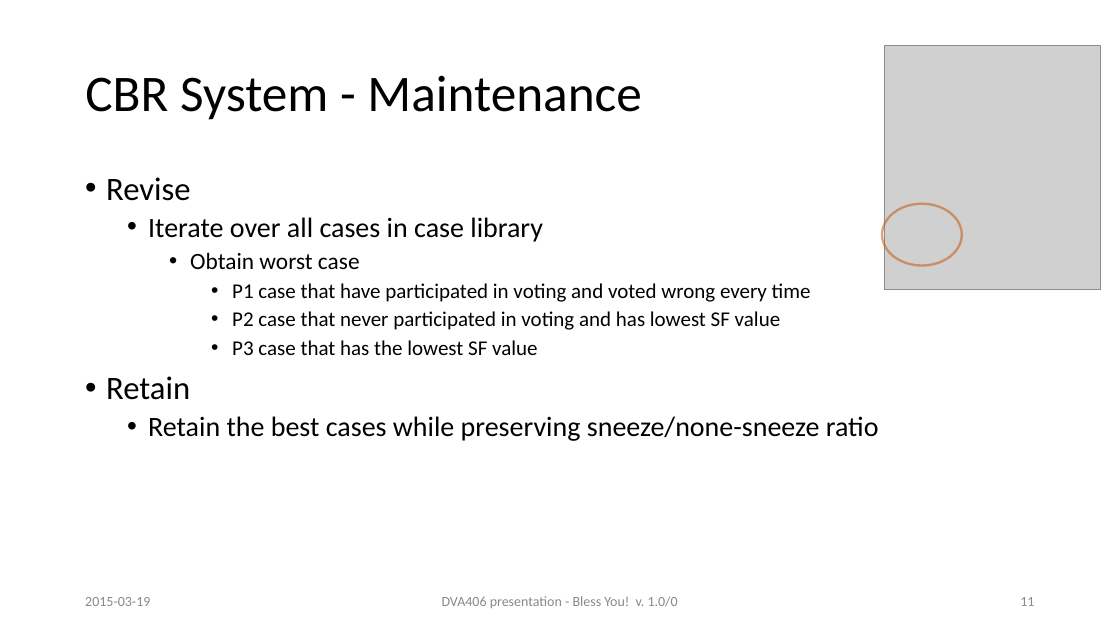
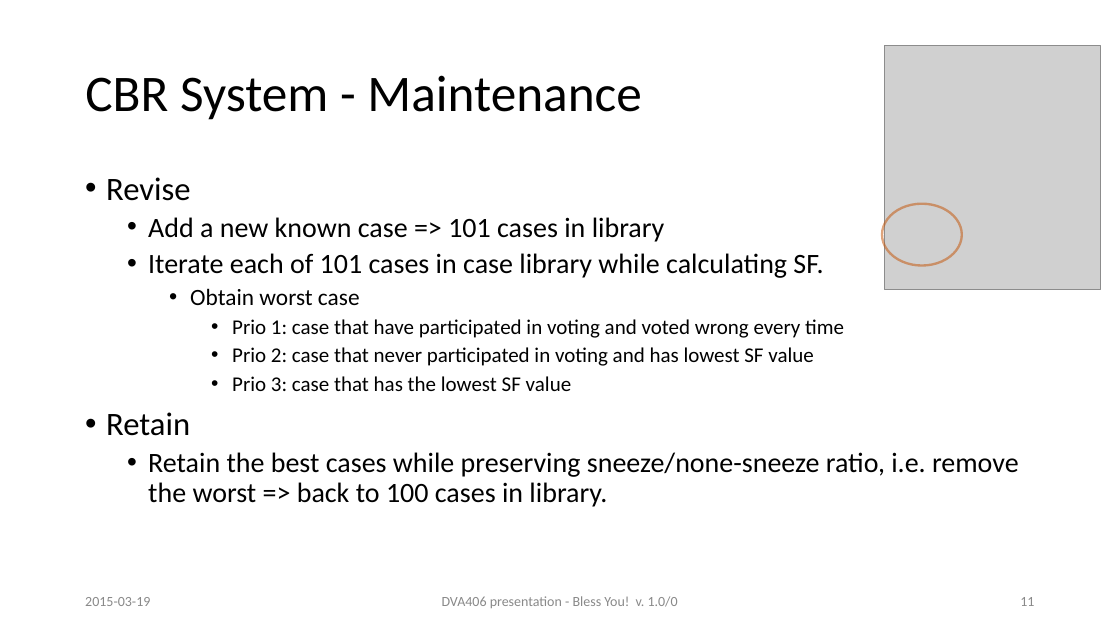
Before and after one commit to gfm10001/DVA406-MiniProj-BlessYou, a slide deck: slide 11 of Documents/Presentation/Bless You - Presentation.ppt. Drawn at 1120x630 pixels with LibreOffice and Linux fonts; fonts in the diff are those of the drawing; grey boxes stand for pictures. Boxes give left, top, right and bottom in pixels: in the first picture for what was removed or moved away, otherwise in the second. Text is boxed around its words. In the diff, an @@ line names an element or a change of style, - is before the commit and + after.

```diff
--- a/Documents/Presentation/Bless You - Presentation.ppt
+++ b/Documents/Presentation/Bless You - Presentation.ppt
@@ text at (x1=148, y1=217, x2=823, y2=278): text changed @@
-  • Iterate over all cases in case library
+  • Add a new known case => 101 cases in library
+  • Iterate each of 101 cases in case library while calculating SF.
@@ text at (x1=232, y1=319, x2=844, y2=391): text changed @@
-      • P1 case that have participated in voting and voted wrong every time
-      • P2 case that never participated in voting and has lowest SF value
-      • P3 case that has the lowest SF value
+      • Prio 1: case that have participated in voting and voted wrong every time
+      • Prio 2: case that never participated in voting and has lowest SF value
+      • Prio 3: case that has the lowest SF value
@@ text at (x1=148, y1=452, x2=1019, y2=507): text changed @@
-  • Retain the best cases while preserving sneeze/none-sneeze ratio
+  • Retain the best cases while preserving sneeze/none-sneeze ratio, i.e. remove the worst => back to 100 cases in library.
```
Also in this commit, not shown: 2 other slides changed, 1 other file.
